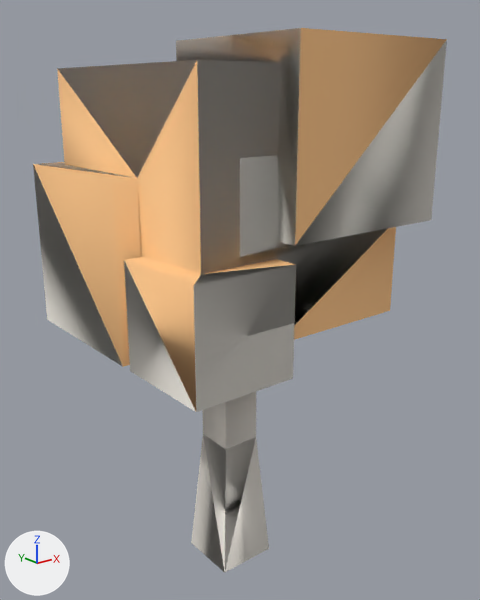
The OBJ model DynamicLab/Assets/Nature Kit/Models/OBJ format/tree_blocks_fall.obj, before and after one commit.
One viewpoint serves both versions: a camera (50 mm lens) standing at (-0.864, -1.121, 1.089) and looking at (0.029, -0.004, 0.642). Arrows for +X, +Y and +Z are at lower left; the lights stay in place. The first picture is the older version. Where no turn or scale is listed for an object, it has been applied to the vertices.

In view in the first picture: 'tree_blocks_fall'.
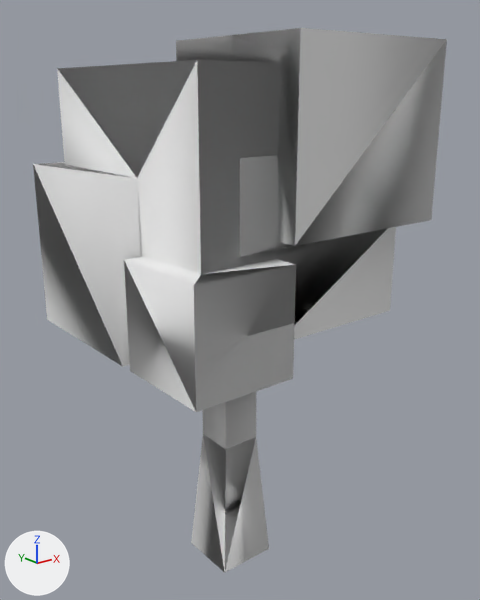
Boxes [x1, y1, x2, y2] around the edits, measured in the pictures (480 x 600 px):
'tree_blocks_fall', recoloured: [33, 28, 447, 572] in both

The change, as a diff of the scene's bpy script:
```diff
--- a/DynamicLab/Assets/Nature Kit/Models/OBJ format/tree_blocks_fall.obj.py
+++ b/DynamicLab/Assets/Nature Kit/Models/OBJ format/tree_blocks_fall.obj.py
@@ mat_leafsfall @@
 mat_leafsfall = principled_material('leafsFall')
-mat_leafsfall.base_color = (1.0, 0.573, 0.255)  # beige #ffc78a
+mat_leafsfall.base_color = (0.8, 0.8, 0.8)  # white #e7e7e7
 mat_leafsfall.roughness = 1.0
```
